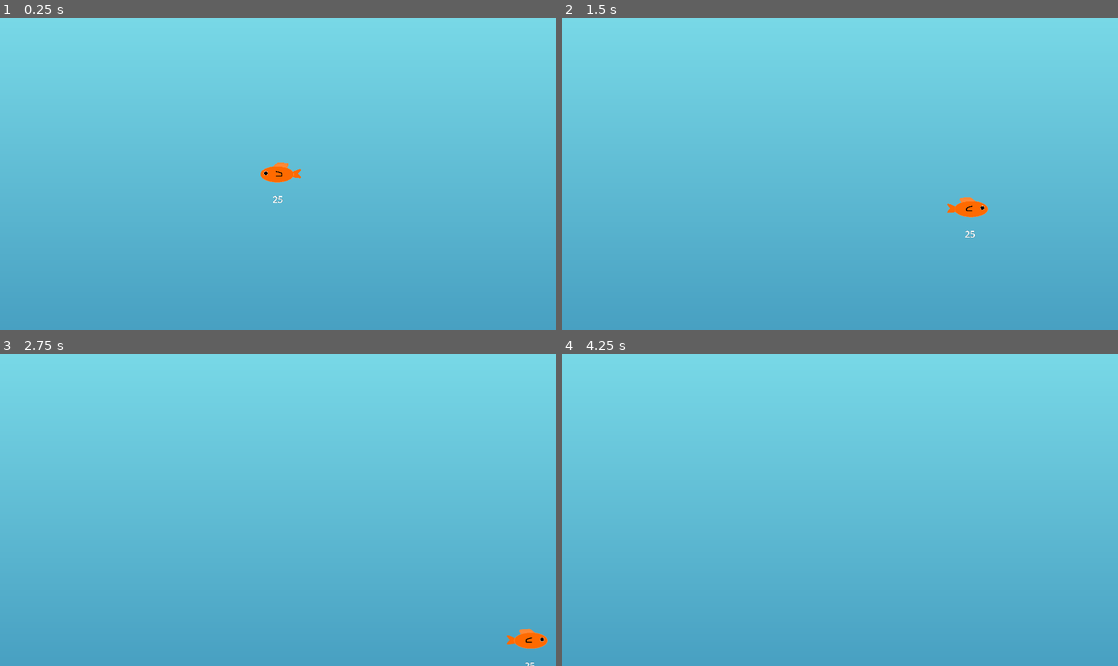
Above: before the commit, frames 1-4 (two rows, left to right).
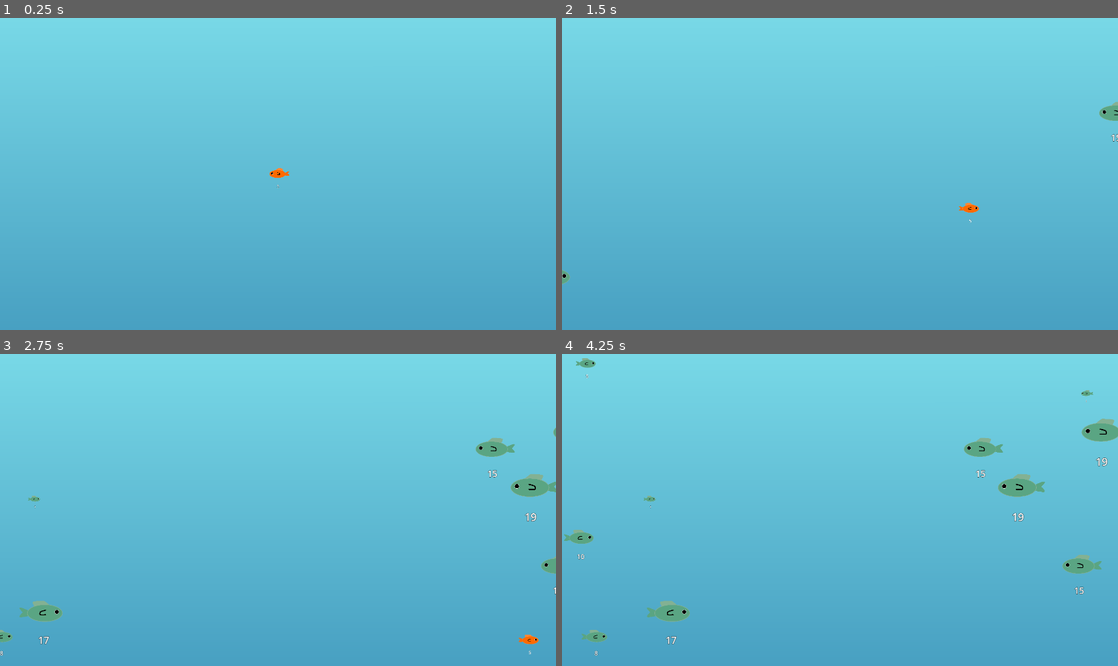
Above: after the commit, the same moments.

Repository: ForlornU/Fishy-example-game
Game: Godot game, scene res://Scenes/MainScene.tscn
The game is run twice, just before and just after one commit, with the same random seed, the same clock (stepped at 60 frames per second) and the same inputs.
Inputs:
- Up to frame 1 (0.25 s): no input
- Up to frame 2 (1.5 s): tap Enter at 0.5 s; hold Right (move_right) 0.53-1.28 s; hold Down (move_down) from 1.28 s (still down)
- Up to frame 3 (2.75 s): release Down (move_down) at 2.03 s; hold Right (move_right) from 2.03 s (still down)
- Up to frame 4 (4.25 s): release Right (move_right) at 2.78 s; hold Up (move_up) 2.78-3.53 s; hold Left (move_left) from 3.53 s (still down)

The runs differ from the first frame. In frame 1, 0.3% of the frame differs, in the area x 46-55%, y 46-60%; in frame 2, 0.5%; in frame 3, 1.6%; in frame 4, 2.3%, in the area x 0-100%, y 1-97%.

Commit message:
scaling

Diff:
--- a/Assets/EnemyFish.gd
+++ b/Assets/EnemyFish.gd
@@ -4,14 +4,14 @@
 var distance_traveled : float = 0
 var distance_to_end = 1920 + 500
 
-func init_fish():
+func init_fish(player_size : int):
 	#Randomize fish values
 	move_speed = randf_range(1, 3)
-	size = randi_range(1, 99)
+	var min_size = clamp(player_size - 15, 1, SizeManager.max_player_size-1)
+	var max_size = clamp(player_size + 15, 1, SizeManager.max_player_size-1)
+	size = randi_range(min_size, max_size)
 	text.text = str(size)
 	self.scale = SizeManager.determine_size(size)
-	#var fish_scale = min(size, 1)
-	#self.scale = Vector2(fish_scale, fish_scale)
 	turn() # Turn to face direction after spawning
 
 func _process(delta):
--- a/Assets/EnemyFish.tscn
+++ b/Assets/EnemyFish.tscn
@@ -14,7 +14,6 @@
 
 [node name="EnemyFish" type="Area2D" node_paths=PackedStringArray("text", "sprite") groups=["enemy_fish"]]
 script = ExtResource("1_pi7jt")
-move_speed = null
 text = NodePath("Label")
 sprite = NodePath("Sprite2D")
 
--- a/Assets/PlayerMovement.gd
+++ b/Assets/PlayerMovement.gd
@@ -2,14 +2,14 @@
 
 var player_body #: CharacterBody2D
 var edge_of_screen := Vector2(1920,1080)
-var eaten_fish = 0
 var growth_per_fish = 0.01
 var fish_scale = 1
 
 func _ready():
 	player_body = self
-	size = 25;
+	size = 5;
 	text.text = str(size)
+	self.scale = SizeManager.determine_size(size)
 
 func _process(delta):
 	turn()
@@ -22,8 +22,10 @@
 
 func grow():
 	#Grow when eating an enemy-fish
-	eaten_fish+=1
 	size += 1
 	text.text = str(size)
-	fish_scale = min(fish_scale + growth_per_fish, 100)
-	player_body.scale = Vector2(fish_scale, fish_scale)
+	var new_scale = SizeManager.determine_size(size)
+	#Animate grow effect
+	var tween = create_tween()
+	tween.tween_property(self, "scale", Vector2(new_scale.x + 0.1, new_scale.y + 0.1), 0.4)
+	tween.tween_property(self, "scale", new_scale, 0.4)
--- a/Script/FishSpawner.gd
+++ b/Script/FishSpawner.gd
@@ -19,7 +19,8 @@
 	var newfish = ENEMY_FISH.instantiate()
 	add_child(newfish)
 	init_fish(newfish)
-	newfish.init_fish()
+	var player = get_tree().get_first_node_in_group("player") as Fish
+	newfish.init_fish(player.size)
 
 func _process(delta):
 	#Spawn a fish every x seconds
--- a/Script/size_manager.gd
+++ b/Script/size_manager.gd
@@ -1,4 +1,9 @@
 extends Node
 
+const max_player_size = 200
+const  min_fish_size = float(0.25)
+const max_fish_size = float(5)
+
 func determine_size(fish_size : int) -> Vector2:
-	return Vector2(0,0)
+	var new_size = lerpf(min_fish_size, max_fish_size, float(fish_size)/100)
+	return Vector2(new_size,new_size)
--- a/project.godot
+++ b/project.godot
@@ -55,7 +55,3 @@
 , Object(InputEventKey,"resource_local_to_scene":false,"resource_name":"","device":-1,"window_id":0,"alt_pressed":false,"shift_pressed":false,"ctrl_pressed":false,"meta_pressed":false,"pressed":false,"keycode":0,"physical_keycode":68,"key_label":0,"unicode":100,"echo":false,"script":null)
 ]
 }
-
-[rendering]
-
-textures/canvas_textures/default_texture_filter=0
